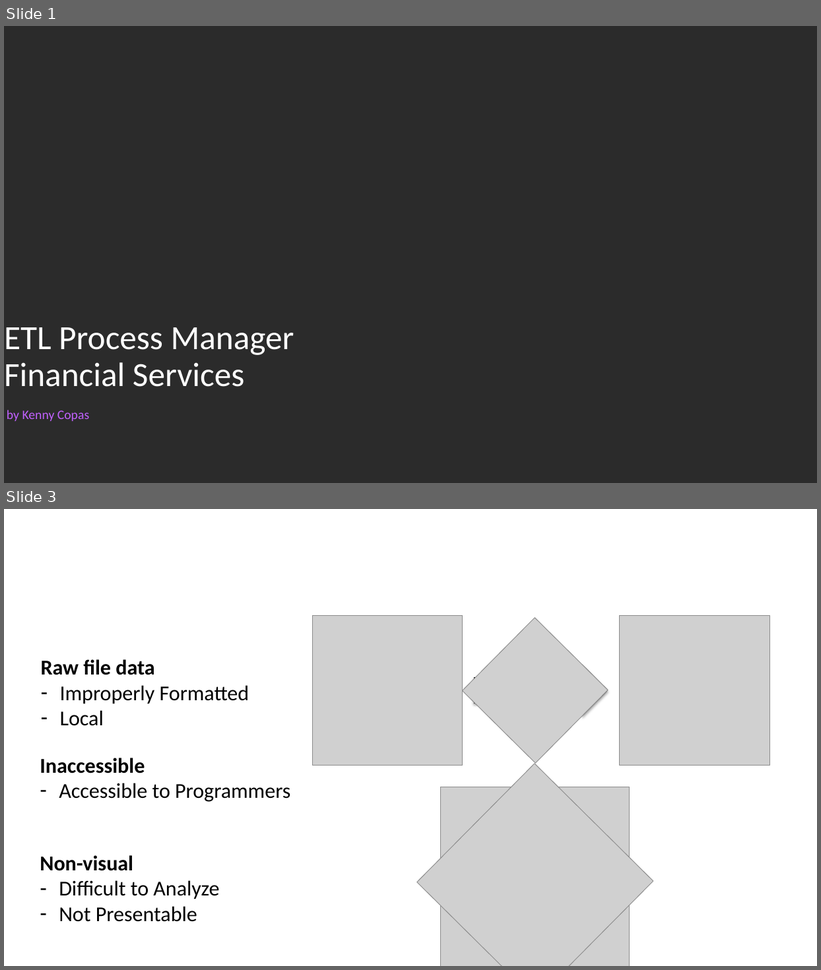
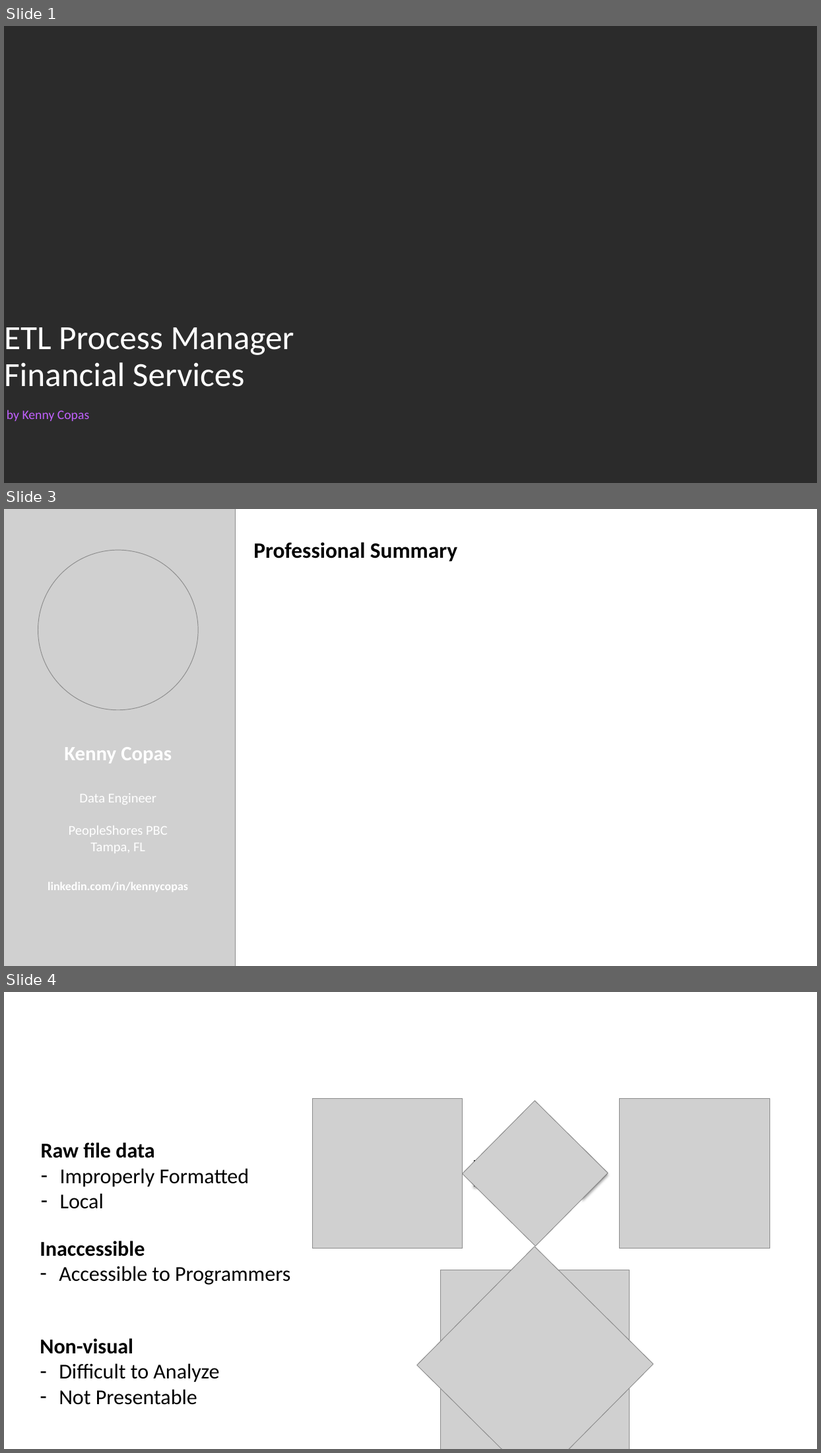
Before and after one commit to kencopas/Capstone, a slide deck: docs/Kenneth Copas - Capstone Presentation.pptx. Shown one above the other, each under a label of ours: slides 1 and 3 before the commit, slides 1, 3 and 4 after it; the slides between them are not shown. The pictures are 821x970 and 821x1453 pixels, drawn with LibreOffice and Linux fonts; fonts in the diff are those of the drawing; grey boxes stand for pictures; background and template pictures are left out; a plain dark background stands for a picture behind light text. Boxes give left, top, right and bottom in pixels: in the first picture for what was removed or moved away, otherwise in the second. Text is boxed around its words. In the diff, an @@ line names an element or a change of style, - is before the commit and + after.

```diff
--- a/docs/Kenneth Copas - Capstone Presentation.pptx
+++ b/docs/Kenneth Copas - Capstone Presentation.pptx
@@ slide 3 added at [4, 509, 817, 966], background #FFFFFF @@
@@ picture added at [4, 509, 235, 966] @@
@@ title added at [253, 542, 457, 562], 26 pt, text #000000, bold @@
+Professional Summary
@@ picture added at [38, 550, 199, 710] @@
@@ table added at [262, 643, 775, 934], 3 rows, 1 columns @@
+
+
+
@@ text added at [48, 747, 188, 892], 16 pt, text #FFFFFF, bold @@
+Kenny Copas
+Data Engineer
+PeopleShores PBC
+Tampa, FL
+linkedin.com/in/kennycopas
@@ what was slide 3 is now slide 4 @@
```
Also in this commit, not shown: 1 slide changed, 1 other file.
